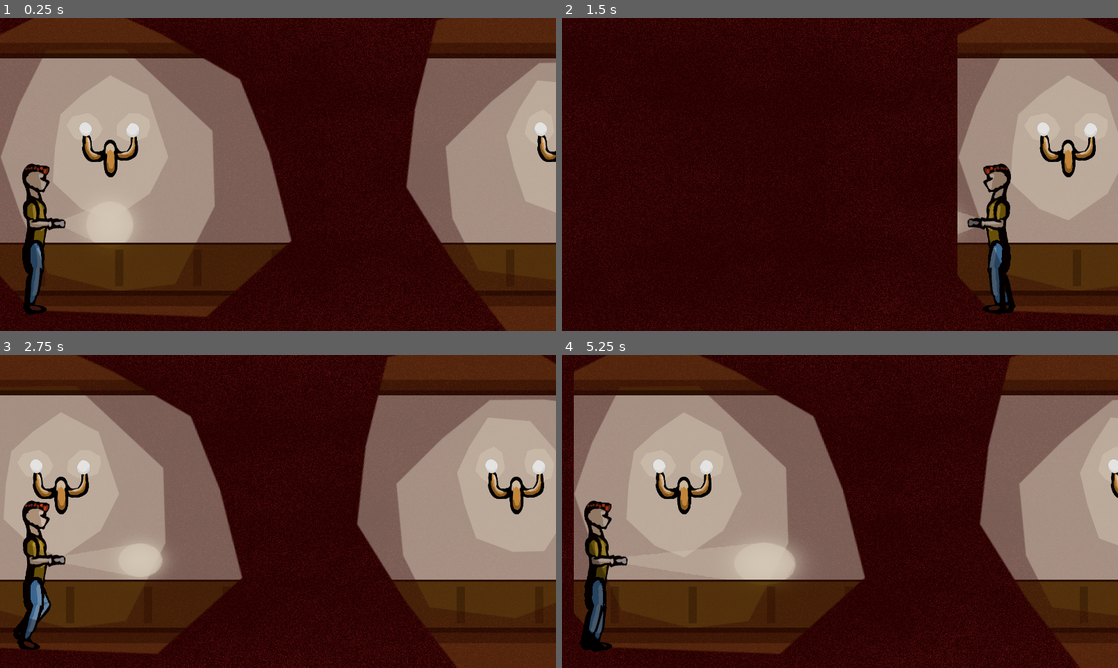
Above: before the commit, frames 1-4 (two rows, left to right).
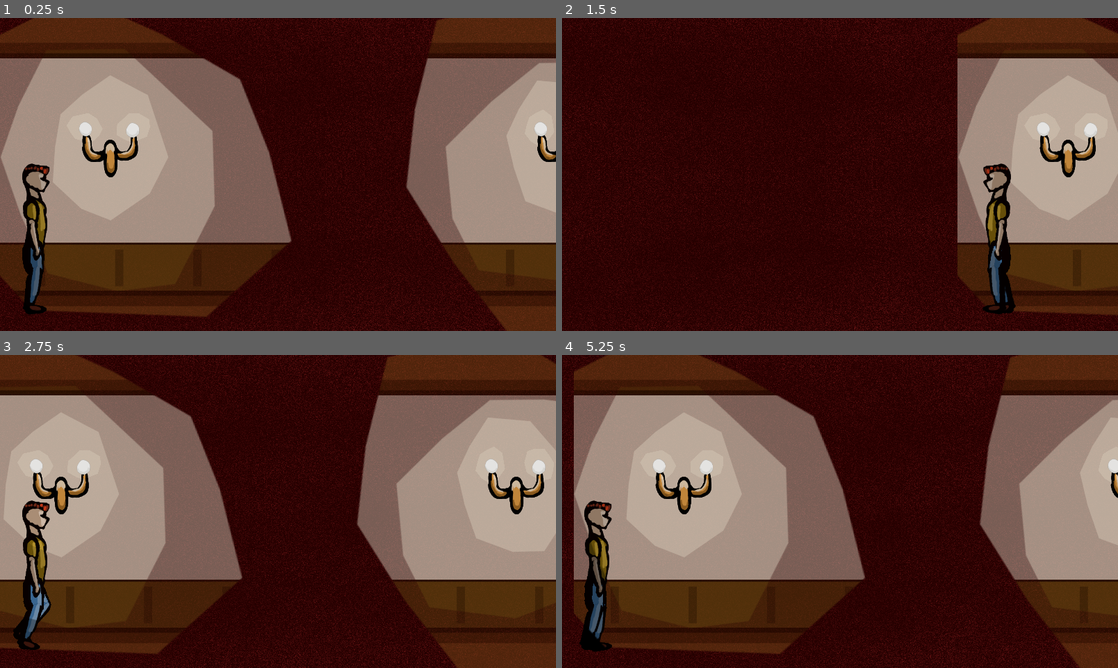
Above: after the commit, the same moments.

Repository: heroofhyla/jumpscare-juneuary
Game: Godot game, scene res://map/Entryway.tscn
The game is run twice, just before and just after one commit, with the same random seed, the same clock (stepped at 60 frames per second) and the same inputs.
Inputs (mouse positions are in pixels of both pictures, inside the frame that each line leads up to):
- Up to frame 1 (0.25 s): no input
- Up to frame 2 (1.5 s): move the mouse to (867, 174) at 0.52 s; hold D (move_right) 0.53-1.28 s; hold S (turn) 0.53-1.28 s; move the mouse to (812, 174) at 1.27 s; hold A (move_left) from 1.28 s (still down); tap S (turn) at 1.35 s
- Up to frame 3 (2.75 s): move the mouse to (289, 505) at 2.02 s; release A (move_left) at 2.03 s; hold D (move_right) from 2.03 s (still down); hold S (turn) from 2.03 s (still down)
- Up to frame 4 (5.25 s): move the mouse to (834, 517) at 2.77 s; release S (turn) at 2.78 s; tap S (turn) at 2.85, 4.35 s; move the mouse to (878, 514) at 3.52 s; release D (move_right) at 3.53 s; hold S (turn) 3.53-4.28 s; hold A (move_left) from 3.53 s (still down); move the mouse to (795, 508) at 4.27 s; move the mouse to (845, 511) at 5.02 s; hold S (turn) from 5.03 s (still down)

The runs differ from the first frame. In frame 1, 1.3% of the frame differs, in the area x 4-24%, y 58-78%; in frame 2, 0.4%; in frame 3, 1.2%; in frame 4, 1.7%, in the area x 5-44%, y 59-78%.

Commit message:
Enable and disable flashlight

Diff:
--- a/godot/player/Player.gd
+++ b/godot/player/Player.gd
@@ -3,16 +3,20 @@
 const max_speed = 200
 var velocity = Vector2.ZERO
 
-onready var flashlight = $FlashlightSpot
-#onready var flashlight = $Body/Arm/FlashlightBeam
-onready var arm = $Body/FlashlightArm
-onready var hand = $Body/FlashlightArm/Hand
-onready var elbow = $Body/Elbow
-onready var light_top = $FlashlightSpot/LightTop
-onready var light_bottom = $FlashlightSpot/LightBottom
-onready var animation_player = $AnimationPlayer
-onready var flashlight_detector = $FlashlightSpot/FlashlightDetector
-onready var flashlight_player = $FlashlightPlayer
+var flashlight
+var arm
+var hand
+var elbow
+var light_top
+var light_bottom
+var animation_player
+var flashlight_detector
+var flashlight_player
+var flashlight_bicep
+var unarmed_bicep
+var light_beam
+var dust_beam
+var flashlight_shape
 
 #onready var flashlight_target = $FlashlightTarge
 var facing = 1
@@ -24,14 +28,55 @@
 var right_mouse_bounds = Rect2(117,-400, 916,540)
 var left_mouse_bounds = Rect2(-1280 + 364 - 117, -400, 916, 540)
 var mouse_bounds = right_mouse_bounds
+var has_flashlight = false
+
+func toggle_flashlight(has_flash):
+	has_flashlight = has_flash
+	if has_flashlight:
+		flashlight_bicep.visible = true
+		arm.visible = true
+		unarmed_bicep.visible = false
+		flashlight.visible = true
+		light_beam.visible = true
+		dust_beam.visible = true
+		flashlight_shape.disabled = false
+	else:
+		unarmed_bicep.visible = true
+		flashlight_bicep.visible = false
+		arm.visible = false
+		flashlight.visible = false
+		light_beam.visible = false
+		dust_beam.visible = false
+		flashlight_shape.disabled = true
+
+# onready doesn't play well with inherited classes, so we have to init these
+# variables here instead
+func init_variables():
+	flashlight = get_node("FlashlightSpot")
+	arm = get_node("Body/FlashlightArm")
+	hand = get_node("Body/FlashlightArm/Hand")
+	elbow = get_node("Body/Elbow")
+	light_top = get_node("FlashlightSpot/LightTop")
+	light_bottom = get_node("FlashlightSpot/LightBottom")
+	animation_player = get_node("AnimationPlayer")
+	flashlight_detector = get_node("FlashlightSpot/FlashlightDetector")
+	flashlight_player = get_node("FlashlightPlayer")
+	flashlight_bicep = get_node("Body/FlashlightBicep")
+	unarmed_bicep = get_node("Body/NormalBicep")
+	light_beam = get_node("PlayerCamera/LightBeam")
+	dust_beam = get_node("PlayerCamera/DustBeam")
+	flashlight_shape = get_node("FlashlightSpot/FlashlightDetector/CollisionPolygon2D")
 
 
 func setup():
 	.setup()
+	init_variables()
 	handle_state(ExploreState.new(self))
 	var detector = get_node("FlashlightSpot/FlashlightDetector")
 	detector.connect("body_entered", self, "_flashlight_entered")
 	detector.connect("body_exited", self, "_flashlight_exited")
+	toggle_flashlight(false)
+
 
 func _flashlight_entered(other:KinematicBody2D):
 	if other.is_in_group("ghost"):
--- a/godot/player/Player.tscn
+++ b/godot/player/Player.tscn
@@ -11,6 +11,7 @@
 [ext_resource path="res://player/player_thigh.png" type="Texture" id=9]
 [ext_resource path="res://player/player_body.png" type="Texture" id=10]
 [ext_resource path="res://player/player_bicep.png" type="Texture" id=11]
+[ext_resource path="res://player/player_forearm.png" type="Texture" id=12]
 
 [sub_resource type="RectangleShape2D" id=2]
 extents = Vector2( 27.5, 184.5 )
@@ -145,6 +146,30 @@
 "update": 0,
 "values": [ -3.481, 43.3412, 43.3666, 10.7077 ]
 }
+tracks/10/type = "value"
+tracks/10/path = NodePath("../Body/NormalBicep:position")
+tracks/10/interp = 1
+tracks/10/loop_wrap = true
+tracks/10/imported = false
+tracks/10/enabled = true
+tracks/10/keys = {
+"times": PoolRealArray( 0, 1 ),
+"transitions": PoolRealArray( 1, 1 ),
+"update": 0,
+"values": [ Vector2( -19, -60 ), Vector2( -19, -60 ) ]
+}
+tracks/11/type = "value"
+tracks/11/path = NodePath("../Body/NormalBicep:rotation_degrees")
+tracks/11/interp = 1
+tracks/11/loop_wrap = true
+tracks/11/imported = false
+tracks/11/enabled = true
+tracks/11/keys = {
+"times": PoolRealArray( 0, 1 ),
+"transitions": PoolRealArray( 1, 1 ),
+"update": 0,
+"values": [ -9.33317, 11.5134 ]
+}
 
 [sub_resource type="Animation" id=5]
 length = 0.001
@@ -267,6 +292,30 @@
 "transitions": PoolRealArray( 1 ),
 "update": 0,
 "values": [ 0.0 ]
+}
+tracks/10/type = "value"
+tracks/10/path = NodePath("../Body/NormalBicep:position")
+tracks/10/interp = 1
+tracks/10/loop_wrap = true
+tracks/10/imported = false
+tracks/10/enabled = true
+tracks/10/keys = {
+"times": PoolRealArray( 0 ),
+"transitions": PoolRealArray( 1 ),
+"update": 0,
+"values": [ Vector2( -19, -60 ) ]
+}
+tracks/11/type = "value"
+tracks/11/path = NodePath("../Body/NormalBicep:rotation_degrees")
+tracks/11/interp = 1
+tracks/11/loop_wrap = true
+tracks/11/imported = false
+tracks/11/enabled = true
+tracks/11/keys = {
+"times": PoolRealArray( 0 ),
+"transitions": PoolRealArray( 1 ),
+"update": 0,
+"values": [ 0.999359 ]
 }
 
 [sub_resource type="Animation" id=6]
@@ -391,6 +440,30 @@
 "transitions": PoolRealArray( 1 ),
 "update": 0,
 "values": [ 0.0 ]
+}
+tracks/10/type = "value"
+tracks/10/path = NodePath("../Body/NormalBicep:position")
+tracks/10/interp = 1
+tracks/10/loop_wrap = true
+tracks/10/imported = false
+tracks/10/enabled = true
+tracks/10/keys = {
+"times": PoolRealArray( 0 ),
+"transitions": PoolRealArray( 1 ),
+"update": 0,
+"values": [ Vector2( -19, -60 ) ]
+}
+tracks/11/type = "value"
+tracks/11/path = NodePath("../Body/NormalBicep:rotation_degrees")
+tracks/11/interp = 1
+tracks/11/loop_wrap = true
+tracks/11/imported = false
+tracks/11/enabled = true
+tracks/11/keys = {
+"times": PoolRealArray( 0 ),
+"transitions": PoolRealArray( 1 ),
+"update": 0,
+"values": [ 0.999359 ]
 }
 
 [sub_resource type="Animation" id=7]
@@ -516,6 +589,30 @@
 "transitions": PoolRealArray( 1, 1, 1, 1 ),
 "update": 0,
 "values": [ 22.1814, 66.9839, 11.4582, 3.67786 ]
+}
+tracks/10/type = "value"
+tracks/10/path = NodePath("../Body/NormalBicep:position")
+tracks/10/interp = 1
+tracks/10/loop_wrap = true
+tracks/10/imported = false
+tracks/10/enabled = true
+tracks/10/keys = {
+"times": PoolRealArray( 0, 1 ),
+"transitions": PoolRealArray( 1, 1 ),
+"update": 0,
+"values": [ Vector2( -19, -60 ), Vector2( -19, -60 ) ]
+}
+tracks/11/type = "value"
+tracks/11/path = NodePath("../Body/NormalBicep:rotation_degrees")
+tracks/11/interp = 1
+tracks/11/loop_wrap = true
+tracks/11/imported = false
+tracks/11/enabled = true
+tracks/11/keys = {
+"times": PoolRealArray( 0, 1 ),
+"transitions": PoolRealArray( 1, 1 ),
+"update": 0,
+"values": [ 21.8578, -12.2357 ]
 }
 
 [sub_resource type="Animation" id=9]
@@ -650,33 +747,6 @@
 z_index = 2
 texture = ExtResource( 10 )
 
-[node name="FlashlightBicep" type="Sprite" parent="Body"]
-position = Vector2( -8, -16 )
-texture = ExtResource( 11 )
-
-[node name="FlashlightArm" type="Sprite" parent="Body"]
-light_mask = 4
-position = Vector2( -14, -20 )
-texture = ExtResource( 2 )
-centered = false
-offset = Vector2( -90.07, -196.093 )
-
-[node name="Hand" type="Node2D" parent="Body/FlashlightArm"]
-position = Vector2( 68, -4 )
-
-[node name="HandTop" type="Sprite" parent="Body/FlashlightArm"]
-visible = false
-position = Vector2( 69, -12 )
-texture = ExtResource( 7 )
-
-[node name="HandBottom" type="Sprite" parent="Body/FlashlightArm"]
-visible = false
-position = Vector2( 69, 4 )
-texture = ExtResource( 6 )
-
-[node name="Elbow" type="Node2D" parent="Body"]
-position = Vector2( -16, -20 )
-
 [node name="BackThigh" type="Sprite" parent="Body"]
 modulate = Color( 0.937255, 0.952941, 0.960784, 1 )
 light_mask = 4
@@ -702,6 +772,46 @@
 position = Vector2( 2, 49 )
 texture = ExtResource( 1 )
 offset = Vector2( -4, -100 )
+
+[node name="FlashlightBicep" type="Sprite" parent="Body"]
+visible = false
+position = Vector2( -8, -16 )
+texture = ExtResource( 11 )
+
+[node name="NormalBicep" type="Sprite" parent="Body"]
+position = Vector2( -19, -60 )
+rotation = 0.0174421
+texture = ExtResource( 11 )
+offset = Vector2( 11, 44 )
+
+[node name="NormalForearm" type="Sprite" parent="Body/NormalBicep"]
+position = Vector2( 5, 43 )
+texture = ExtResource( 12 )
+offset = Vector2( 6, 1 )
+
+[node name="FlashlightArm" type="Sprite" parent="Body"]
+visible = false
+light_mask = 4
+position = Vector2( -14, -20 )
+texture = ExtResource( 2 )
+centered = false
+offset = Vector2( -90.07, -196.093 )
+
+[node name="Hand" type="Node2D" parent="Body/FlashlightArm"]
+position = Vector2( 68, -4 )
+
+[node name="HandTop" type="Sprite" parent="Body/FlashlightArm"]
+visible = false
+position = Vector2( 69, -12 )
+texture = ExtResource( 7 )
+
+[node name="HandBottom" type="Sprite" parent="Body/FlashlightArm"]
+visible = false
+position = Vector2( 69, 4 )
+texture = ExtResource( 6 )
+
+[node name="Elbow" type="Node2D" parent="Body"]
+position = Vector2( -16, -20 )
 
 [node name="CollisionShape2D" type="CollisionShape2D" parent="."]
 visible = false
@@ -804,6 +914,7 @@
 
 [node name="CollisionPolygon2D" type="CollisionPolygon2D" parent="FlashlightSpot/FlashlightDetector"]
 polygon = PoolVector2Array( -1, -54, 36, -39, 52, -2, 37, 41, -2, 59, -299, 0 )
+disabled = true
 
 [node name="AnimationPlayer" type="AnimationPlayer" parent="."]
 root_node = NodePath(".")
Not shown: 1 places in godot/player/Player.tscn that only renumber resources
